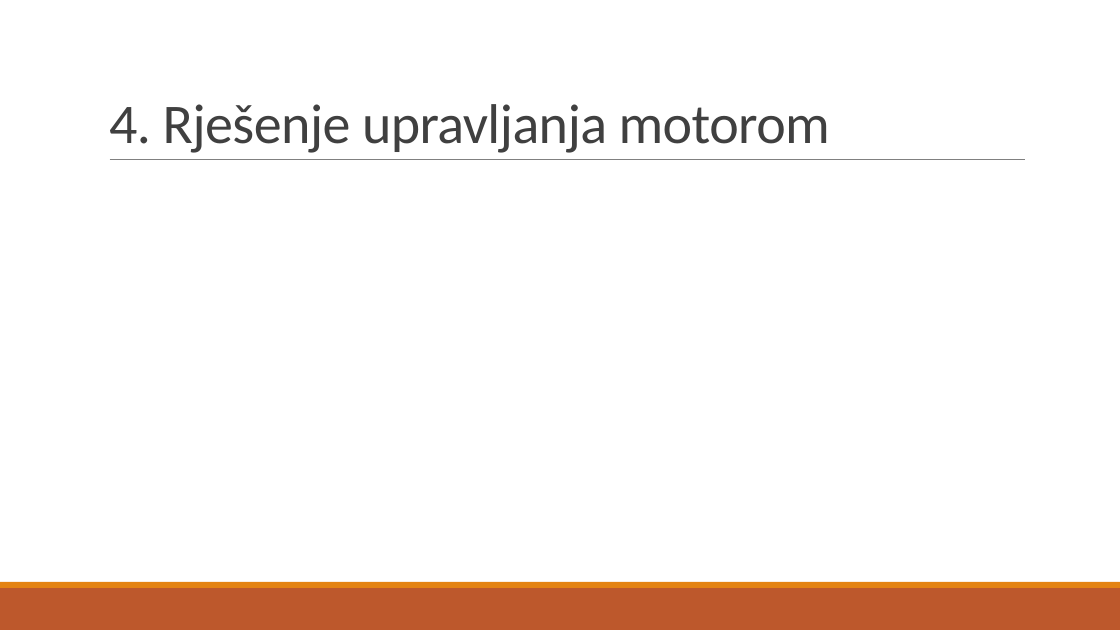
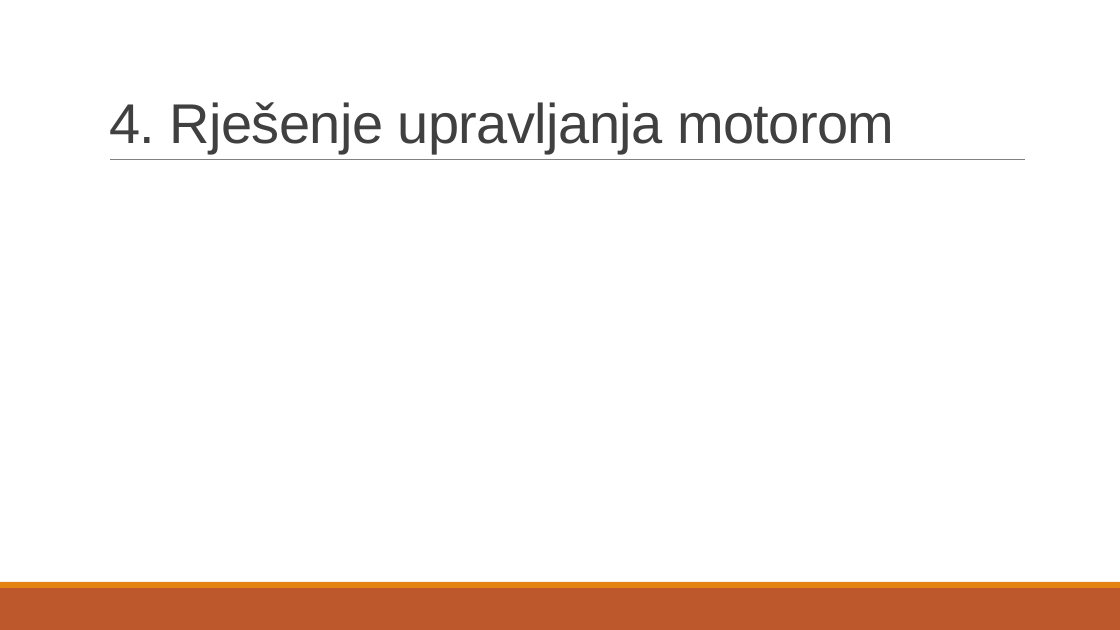
Before and after one commit to PiErr0r/DC_control, a slide deck: slide 13 of Upravljanje koračnim motorom korištenjem myRio upravljačke platforme.pptx. Drawn at 1120x630 pixels with LibreOffice and Linux fonts; fonts in the diff are those of the drawing. Boxes give left, top, right and bottom in pixels: in the first picture for what was removed or moved away, otherwise in the second. Text is boxed around its words. In the diff, an @@ line names an element or a change of style, - is before the commit and + after.

```diff
--- a/Upravljanje koračnim motorom korištenjem myRio upravljačke platforme.pptx
+++ b/Upravljanje koračnim motorom korištenjem myRio upravljačke platforme.pptx
@@ title "4. Rješenje upravljanja motorom" at [109, 102, 894, 153]: font Calibri to Arial @@
```
Also in this commit, not shown: 5 other slides changed, 7 slides added.
